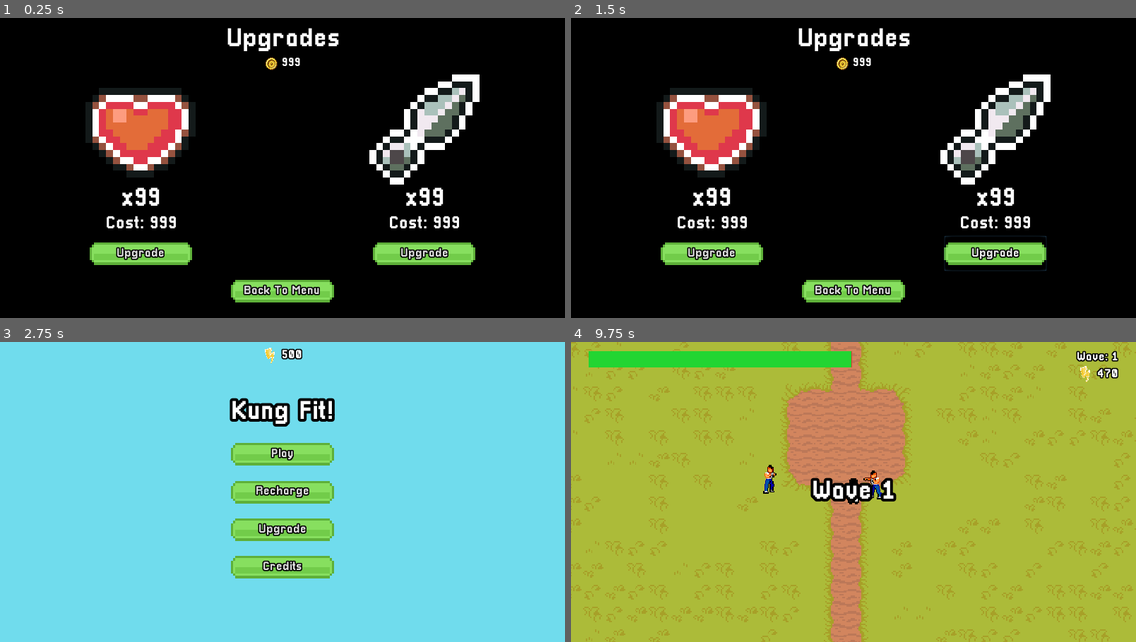
Above: before the commit, frames 1-4 (two rows, left to right).
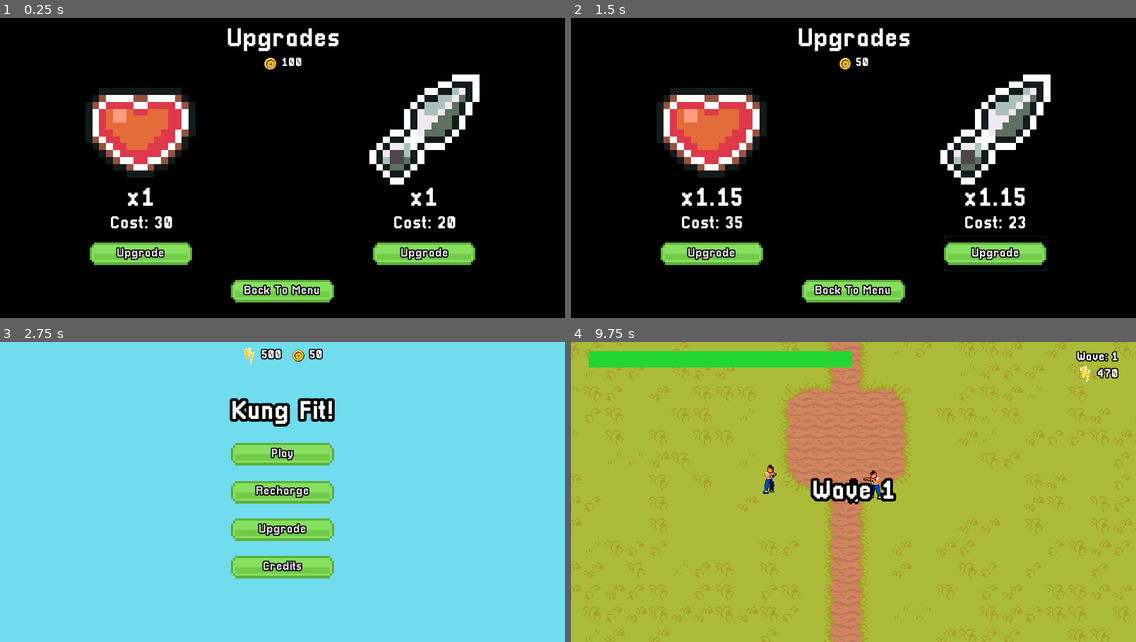
Above: after the commit, the same moments.

Repository: MysteryCoder456/KungFitGame
Game: Godot game, scene res://src/scenes/UpgradeMenu.tscn
Two runs of this game, one before a commit and one after it. Both use one fixed random seed, a clock stepped at 60 frames per second and the inputs below. This scene is started directly instead of the project's main scene.
Inputs (mouse positions are in pixels of both pictures, inside the frame that each line leads up to):
- Up to frame 1 (0.25 s): no input
- Up to frame 2 (1.5 s): click "Upgrade" at 0.5 s; click "Upgrade" at 1.25 s
- Up to frame 3 (2.75 s): click "Back To Menu" at 2 s
- Up to frame 4 (9.75 s): click "Play" at 2.75 s; move the mouse to (977, 477) at 3.52 s; hold D (move_right) 3.53-4.28 s; hold P (kick_attack) 3.53-4.28 s; click (977, 477) at 3.67 s; move the mouse to (740, 507) at 4.27 s; hold S (move_down) 4.28-5.03 s; tap O (stick_attack) every 1.5 s from 4.35 to 8.85 s; move the mouse to (910, 426) at 5.02 s; hold D (move_right) 5.03-5.78 s; hold P (kick_attack) 5.03-5.78 s; move the mouse to (825, 552) at 5.77 s; hold W (move_up) 5.78-6.53 s; click (825, 552) at 5.92 s; move the mouse to (1023, 537) at 6.52 s; hold P (kick_attack) 6.53-7.28 s; hold A (move_left) 6.53-8.03 s; move the mouse to (684, 447) at 7.27 s; move the mouse to (881, 492) at 8.02 s; hold S (move_down) 8.03-8.78 s; hold P (kick_attack) 8.03-8.78 s; click (881, 492) at 8.17 s; move the mouse to (768, 417) at 8.77 s; hold D (move_right) 8.78-9.53 s; move the mouse to (977, 477) at 9.52 s; hold W (move_up) from 9.53 s (still down); hold P (kick_attack) from 9.53 s (still down)

The runs differ from the first frame. In frame 1, 1.3% of the frame differs, in the area x 18-82%, y 13-71%; in frame 2, 1.6%; in frame 3, 0.4%; in frame 4, less than 0.1%.

Commit message:
upgrade menu functionality

Diff:
--- a/src/scenes/MainMenu.tscn
+++ b/src/scenes/MainMenu.tscn
@@ -9,6 +9,7 @@
 [ext_resource path="res://src/dynamic_fonts/Pixellari_17.tres" type="DynamicFont" id=7]
 [ext_resource path="res://src/scenes/ButtonAudioPlayer.tscn" type="PackedScene" id=8]
 [ext_resource path="res://assets/music/menu_music.ogg" type="AudioStream" id=9]
+[ext_resource path="res://assets/ui/coin_icon/coin.png" type="Texture" id=10]
 
 [sub_resource type="Animation" id=2]
 length = 0.001
@@ -74,8 +75,8 @@
 }
 
 [node name="TextureRect" type="TextureRect" parent="H"]
-margin_left = 478.0
-margin_right = 508.0
+margin_left = 437.0
+margin_right = 467.0
 margin_bottom = 30.0
 grow_horizontal = 0
 rect_min_size = Vector2( 30, 30 )
@@ -83,9 +84,43 @@
 expand = true
 
 [node name="EnergyLabel" type="Label" parent="H"]
+margin_left = 471.0
+margin_top = 3.0
+margin_right = 504.0
+margin_bottom = 26.0
+custom_fonts/font = ExtResource( 5 )
+text = "999"
+align = 2
+valign = 1
+
+[node name="Spacer" type="Control" parent="H"]
+margin_left = 508.0
+margin_right = 508.0
+margin_bottom = 30.0
+
+[node name="Spacer2" type="Control" parent="H"]
 margin_left = 512.0
+margin_right = 512.0
+margin_bottom = 30.0
+
+[node name="Spacer3" type="Control" parent="H"]
+margin_left = 516.0
+margin_right = 516.0
+margin_bottom = 30.0
+
+[node name="TextureRect2" type="TextureRect" parent="H"]
+margin_left = 520.0
+margin_right = 550.0
+margin_bottom = 30.0
+grow_horizontal = 0
+rect_min_size = Vector2( 30, 30 )
+texture = ExtResource( 10 )
+expand = true
+
+[node name="CoinsLabel" type="Label" parent="H"]
+margin_left = 554.0
 margin_top = 3.0
-margin_right = 545.0
+margin_right = 587.0
 margin_bottom = 26.0
 custom_fonts/font = ExtResource( 5 )
 text = "999"
--- a/src/scenes/UpgradeMenu.tscn
+++ b/src/scenes/UpgradeMenu.tscn
@@ -9,6 +9,7 @@
 [ext_resource path="res://assets/ui/upgrade_icons/health_icon.png" type="Texture" id=7]
 [ext_resource path="res://src/dynamic_fonts/Pixellari_32.tres" type="DynamicFont" id=8]
 [ext_resource path="res://src/scripts/UpgradeMenu.gd" type="Script" id=9]
+[ext_resource path="res://assets/sfx/menu/upgrade.wav" type="AudioStream" id=10]
 
 [sub_resource type="Animation" id=1]
 resource_name = "RESET"
@@ -81,7 +82,7 @@
 texture = ExtResource( 6 )
 expand = true
 
-[node name="Label" type="Label" parent="V/CoinsHBox"]
+[node name="CoinsLabel" type="Label" parent="V/CoinsHBox"]
 margin_left = 512.0
 margin_top = 3.0
 margin_right = 545.0
@@ -225,10 +226,17 @@
 
 [node name="ButtonAudioPlayer" parent="." instance=ExtResource( 4 )]
 
+[node name="UpgradeAudioPlayer" type="AudioStreamPlayer" parent="."]
+stream = ExtResource( 10 )
+mix_target = 2
+bus = "SFX"
+
 [node name="AnimationPlayer" type="AnimationPlayer" parent="."]
 autoplay = "RESET"
 "anims/Fade Out" = ExtResource( 5 )
 anims/RESET = SubResource( 1 )
 
+[connection signal="pressed" from="V/H1/V1/H2/HealthUpgradeButton" to="." method="_on_HealthUpgradeButton_pressed"]
+[connection signal="pressed" from="V/H1/V2/H2/StrengthUpgradeButton" to="." method="_on_StrengthUpgradeButton_pressed"]
 [connection signal="pressed" from="V/H2/GoBackButton" to="." method="_on_GoBackButton_pressed"]
 [connection signal="animation_finished" from="AnimationPlayer" to="." method="_on_AnimationPlayer_animation_finished"]
--- a/src/scripts/MainMenu.gd
+++ b/src/scripts/MainMenu.gd
@@ -11,6 +11,7 @@
 
 onready var background: Node2D = $BackgroundTilemaps
 onready var energy_label: Label = $H/EnergyLabel
+onready var coins_label: Label = $H/CoinsLabel
 onready var low_energy_label: Label = $V/LowEnergyLabel
 onready var play_button: Button = $V/Buttons/PlayButton
 onready var scroll_timer: Timer = $ScrollTimer
@@ -22,6 +23,7 @@
 
 func _ready():
 	energy_label.text = str(round(GameData.energy))
+	coins_label.text = str(GameData.coins)
 
 	play_button.disabled = GameData.energy < ENERGY_REQUIREMENT
 	low_energy_label.visible = GameData.energy < ENERGY_REQUIREMENT
--- a/src/scripts/UpgradeMenu.gd
+++ b/src/scripts/UpgradeMenu.gd
@@ -1,9 +1,80 @@
 extends Control
 
 const MAIN_MENU_SCENE = "res://src/scenes/MainMenu.tscn"
+const UPGRADE_STEP = 0.15
+const HEALTH_COST_FACTOR = 30
+const STRENGTH_COST_FACTOR = 20
 
+onready var coins_label: Label = $V/CoinsHBox/CoinsLabel
+
+onready var health_multiplier_label: Label = $V/H1/V1/HealthMultiplierLabel
+onready var health_cost_label: Label = $V/H1/V1/HealthCostLabel
+
+onready var strength_multiplier_label: Label = $V/H1/V2/StrengthMultiplierLabel
+onready var strength_cost_label: Label = $V/H1/V2/StrengthCostLabel
+
+onready var health_upgrade_button: Button = $V/H1/V1/H2/HealthUpgradeButton
+onready var strength_upgrade_button: Button = $V/H1/V2/H2/StrengthUpgradeButton
 onready var anim_player: AnimationPlayer = $AnimationPlayer
 onready var button_audio_player: AudioStreamPlayer = $ButtonAudioPlayer
+onready var upgrade_audio_player: AudioStreamPlayer = $UpgradeAudioPlayer
+
+
+func _ready():
+	coins_label.text = str(GameData.coins)
+
+	update_health_gui()
+	update_strength_gui()
+
+
+func get_health_cost() -> int:
+	return int(round(GameData.health_multiplier * HEALTH_COST_FACTOR))
+
+
+func get_strength_cost() -> int:
+	return int(round(GameData.strength_multiplier * STRENGTH_COST_FACTOR))
+
+
+func update_health_gui():
+	health_multiplier_label.text = "x%s" % GameData.health_multiplier
+	health_cost_label.text = "Cost: %s" % get_health_cost()
+	health_upgrade_button.disabled = get_health_cost() >= GameData.coins
+
+
+func update_strength_gui():
+	strength_multiplier_label.text = "x%s" % GameData.strength_multiplier
+	strength_cost_label.text = "Cost: %s" % get_strength_cost()
+	strength_upgrade_button.disabled = get_strength_cost() >= GameData.coins
+
+
+func _on_HealthUpgradeButton_pressed():
+	var cost = get_health_cost()
+
+	if GameData.coins < cost:
+		return
+
+	GameData.coins -= cost
+	GameData.health_multiplier += UPGRADE_STEP
+
+	coins_label.text = str(GameData.coins)
+	update_health_gui()
+	update_strength_gui()
+	upgrade_audio_player.play()
+
+
+func _on_StrengthUpgradeButton_pressed():
+	var cost = get_strength_cost()
+
+	if GameData.coins < cost:
+		return
+
+	GameData.coins -= cost
+	GameData.strength_multiplier += UPGRADE_STEP
+
+	coins_label.text = str(GameData.coins)
+	update_health_gui()
+	update_strength_gui()
+	upgrade_audio_player.play()
 
 
 func _on_GoBackButton_pressed():
Not shown, added: assets/sfx/menu/upgrade.wav.import
Not shown: 1 places in src/scenes/MainMenu.tscn that only renumber resources
Not shown: 1 places in src/scenes/UpgradeMenu.tscn that only renumber resources
Not shown, added: assets/sfx/menu/upgrade.wav
